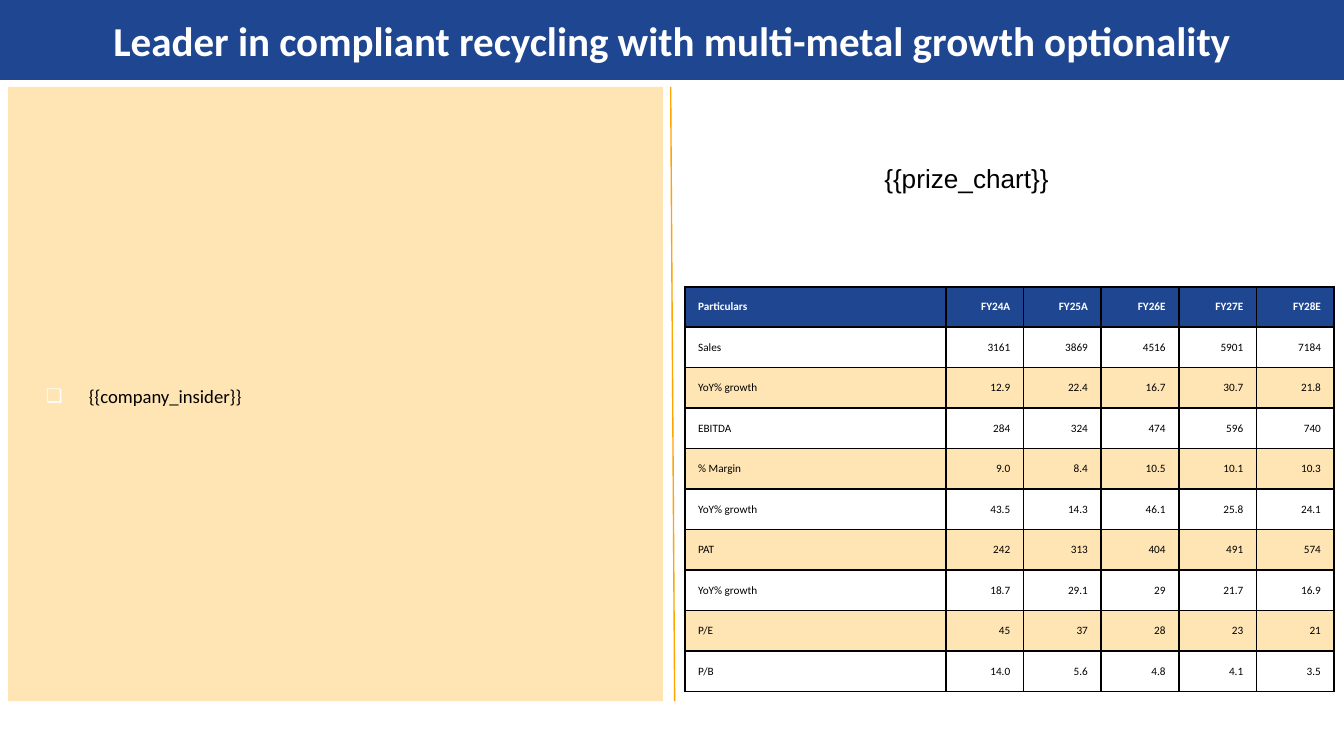
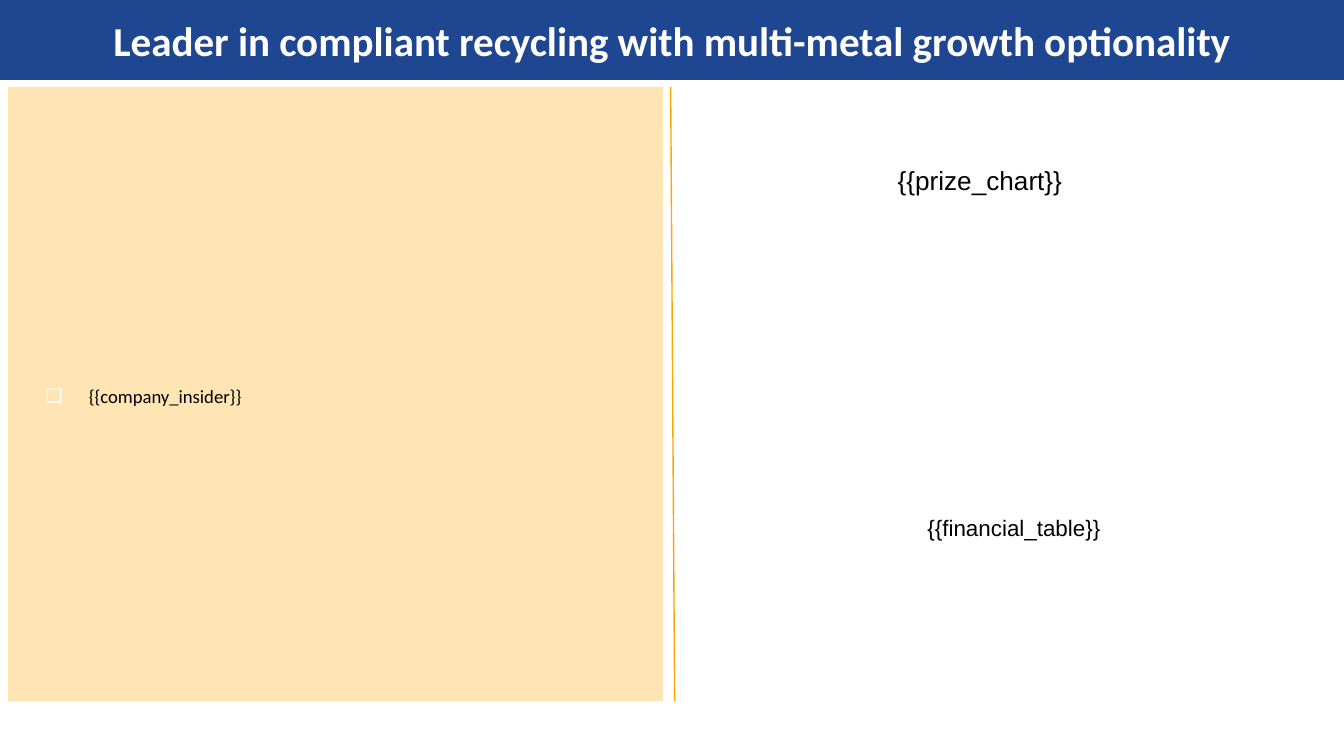
Before and after one commit to kishanyash/fluffy-lamp, a slide deck: slide 3 of master_template.pptx. Drawn at 1344x756 pixels with LibreOffice and Linux fonts; fonts in the diff are those of the drawing; background and template pictures are left out. Boxes give left, top, right and bottom in pixels: in the first picture for what was removed or moved away, otherwise in the second. Text is boxed around its words. In the diff, an @@ line names an element or a change of style, - is before the commit and + after.

Commit message:
new ppt_generation_template

```diff
--- a/master_template.pptx
+++ b/master_template.pptx
@@ text "{{prize_chart}}": place and size @@
-text "{{prize_chart}}" at box(884, 169, 1048, 194)
+text "{{prize_chart}}" at box(898, 171, 1062, 196)
@@ table removed at box(685, 286, 1336, 689), 10 rows, 6 columns @@
-Particulars | FY24A | FY25A | FY26E | FY27E | FY28E
-Sales | 3161 | 3869 | 4516 | 5901 | 7184
-YoY% growth | 12.9 | 22.4 | 16.7 | 30.7 | 21.8
-EBITDA | 284 | 324 | 474 | 596 | 740
-% Margin | 9.0 | 8.4 | 10.5 | 10.1 | 10.3
-YoY% growth | 43.5 | 14.3 | 46.1 | 25.8 | 24.1
-PAT | 242 | 313 | 404 | 491 | 574
-YoY% growth | 18.7 | 29.1 | 29 | 21.7 | 16.9
-P/E | 45 | 37 | 28 | 23 | 21
-P/B | 14.0 | 5.6 | 4.8 | 4.1 | 3.5
@@ text added at box(927, 519, 1100, 541), 12 pt, text #000000 @@
+{{financial_table}}
```
Also in this commit, not shown: 3 other files.
